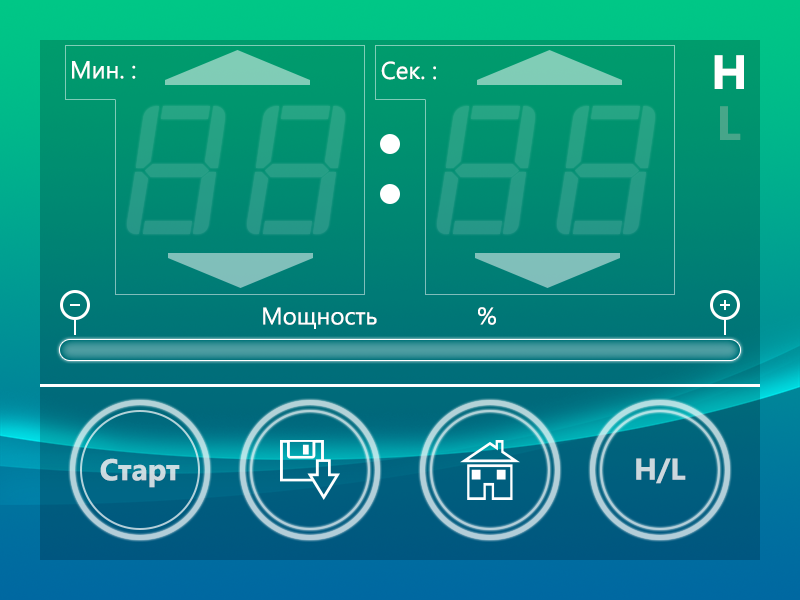
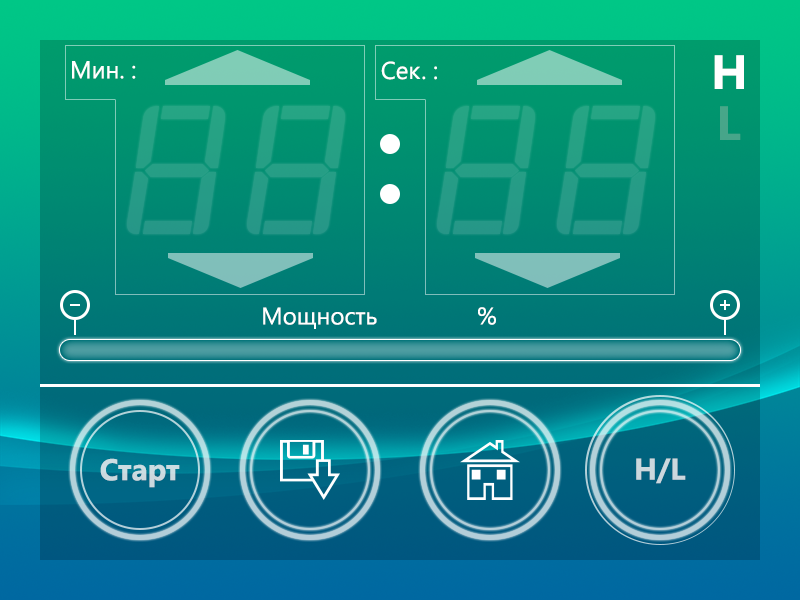
Layers edited between the first and the second 800px x 600px image:
painted on "Сек. :" over [421, 66, 437, 80]
